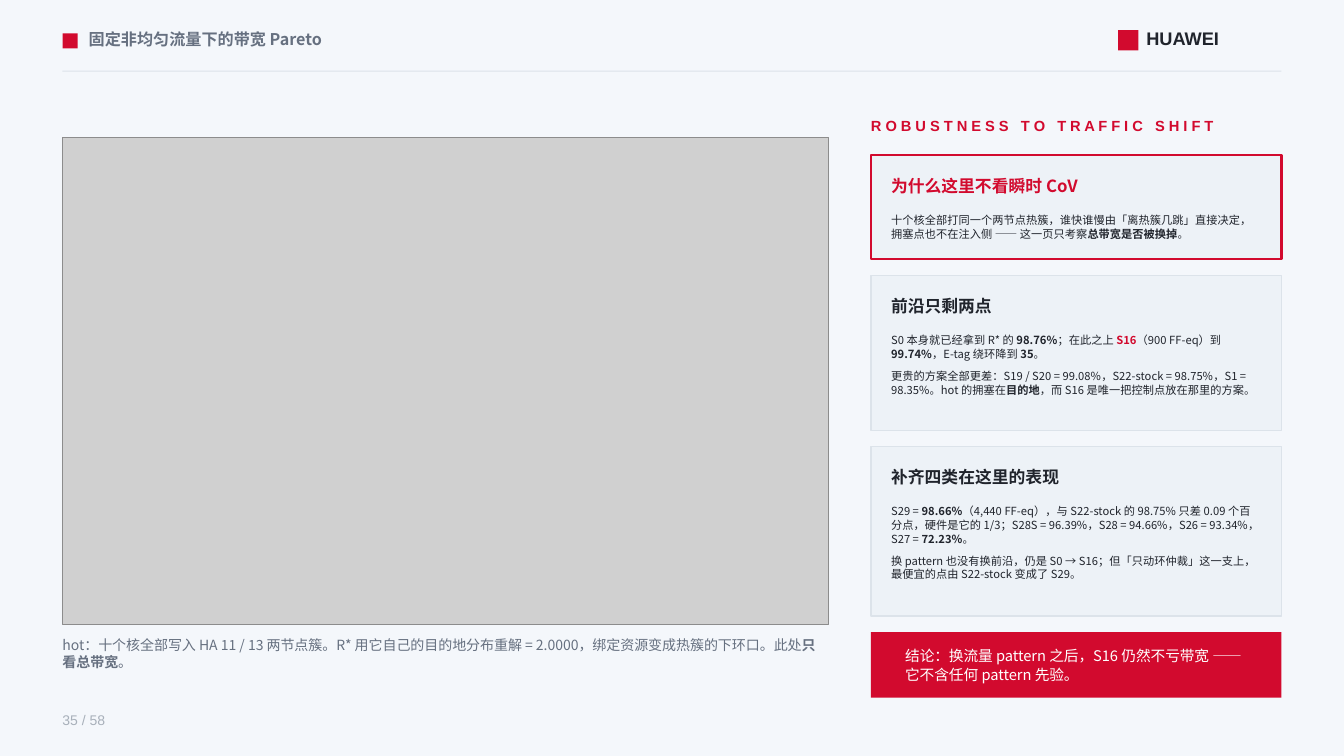
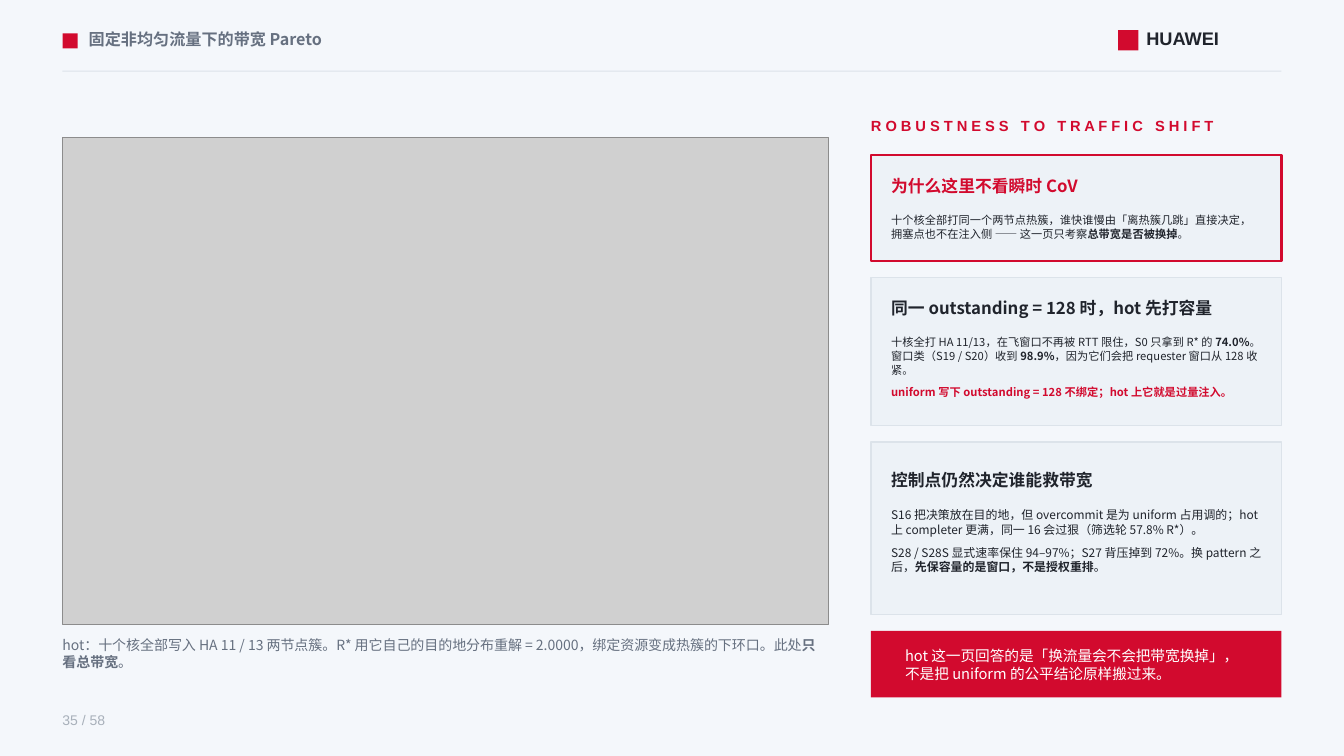
Before and after one commit to lukebest/booksim2, a slide deck: slide 35 of ppt/ring2-write-fairness.pptx. Drawn at 1344x756 pixels with LibreOffice and Linux fonts; fonts in the diff are those of the drawing; grey boxes stand for pictures. Boxes give left, top, right and bottom in pixels: in the first picture for what was removed or moved away, otherwise in the second. Text is boxed around its words. In the diff, an @@ line names an element or a change of style, - is before the commit and + after.

```diff
--- a/ppt/ring2-write-fairness.pptx
+++ b/ppt/ring2-write-fairness.pptx
@@ rectangle resized from (x1=871, y1=275, x2=1281, y2=431) to (x1=871, y1=277, x2=1281, y2=425) @@
@@ text at (x1=891, y1=299, x2=1212, y2=318): text changed @@
-前沿只剩两点
+同一 outstanding = 128 时，hot 先打容量
@@ text at (x1=891, y1=336, x2=1261, y2=399): text changed @@
-S0 本身就已经拿到 R* 的 98.76%；在此之上 S16（900 FF‑eq）到 99.74%，E-tag 绕环降到 35。
-更贵的方案全部更差：S19 / S20 = 99.08%，S22-stock = 98.75%，S1 = 98.35%。hot 的拥塞在目的地，而 S16 是唯一把控制点放在那里的方案。
+十核全打 HA 11/13，在飞窗口不再被 RTT 限住，S0 只拿到 R* 的 74.0%。窗口类（S19 / S20）收到 98.9%，因为它们会把 requester 窗口从 128 收紧。
+uniform 写下 outstanding = 128 不绑定；hot 上它就是过量注入。
@@ rectangle resized from (x1=871, y1=447, x2=1281, y2=616) to (x1=871, y1=442, x2=1281, y2=615) @@
@@ text at (x1=891, y1=471, x2=1093, y2=488): text changed @@
-补齐四类在这里的表现
+控制点仍然决定谁能救带宽
@@ text at (x1=891, y1=509, x2=1261, y2=573): text changed; size 8 to 8.5 pt @@
-S29 = 98.66%（4,440 FF‑eq），与 S22-stock 的 98.75% 只差 0.09 个百分点，硬件是它的 1/3；S28S = 96.39%，S28 = 94.66%，S26 = 93.34%，S27 = 72.23%。
-换 pattern 也没有换前沿，仍是 S0 → S16；但「只动环仲裁」这一支上，最便宜的点由 S22-stock 变成了 S29。
+S16 把决策放在目的地，但 overcommit 是为 uniform 占用调的；hot 上 completer 更满，同一 16 会过狠（筛选轮 57.8% R*）。
+S28 / S28S 显式速率保住 94–97%；S27 背压掉到 72%。换 pattern 之后，先保容量的是窗口，不是授权重排。
@@ text at (x1=905, y1=648, x2=1238, y2=680): text changed @@
-结论：换流量 pattern 之后，S16 仍然不亏带宽 —— 它不含任何 pattern 先验。
+hot 这一页回答的是「换流量会不会把带宽换掉」，不是把 uniform 的公平结论原样搬过来。
```
Also in this commit, not shown: 38 other slides changed, 1 slide added, 1 slide removed, 32 other files.
